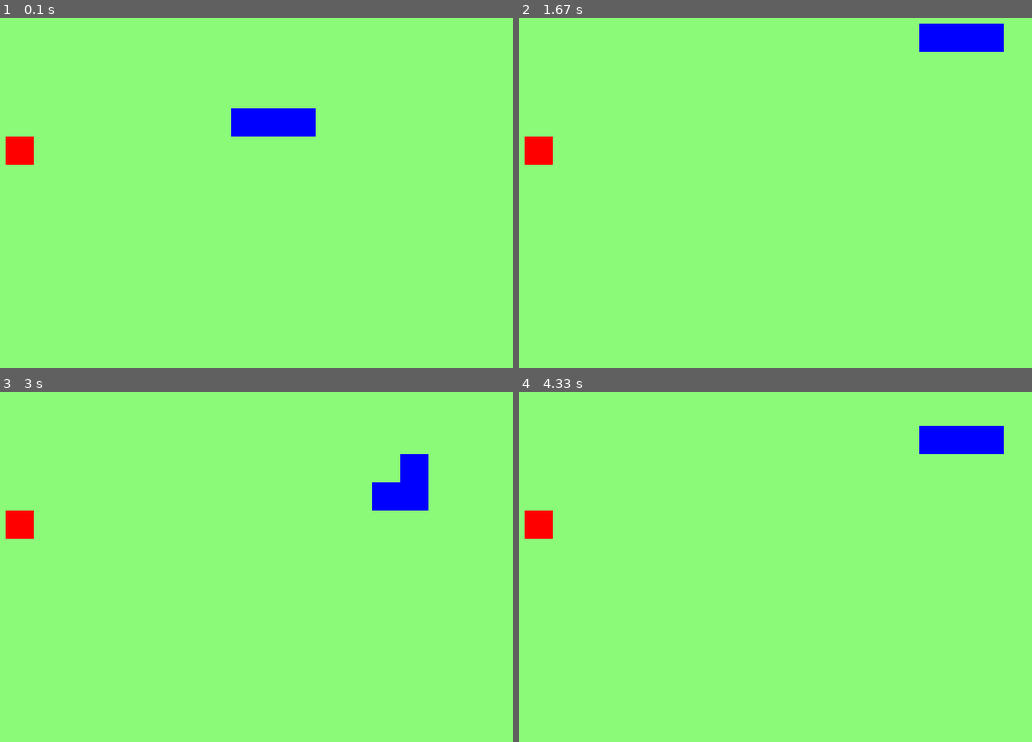
Above: before the commit, frames 1-4 (two rows, left to right).
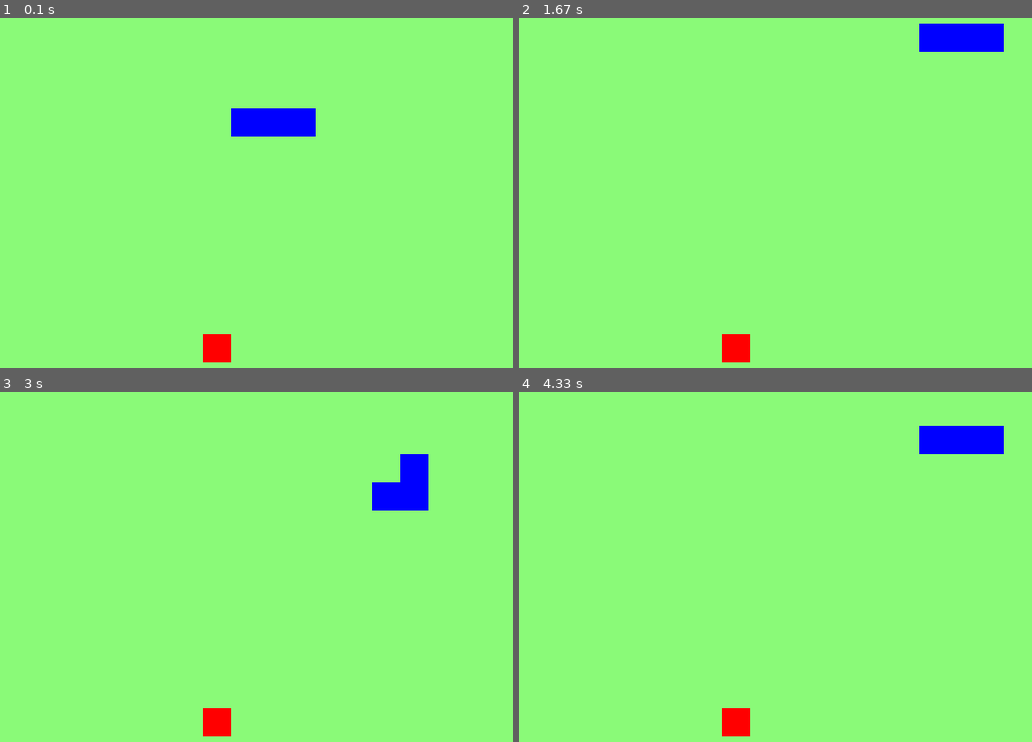
Above: after the commit, the same moments.

Repository: SamiFatmi/Snake-AI
Game: pygame game, started from snakepg.py
The game is run twice, just before and just after one commit, with the same random seed, the same clock (stepped at 60 frames per second) and the same inputs.
Inputs:
- Up to frame 1 (0.1 s): no input
- Up to frame 2 (1.67 s): hold Right 0.33-0.8 s; hold Up 0.83-1.3 s; hold Right from 1.33 s (still down)
- Up to frame 3 (3 s): release Right at 1.8 s; hold Left 1.83-2.37 s; hold Down 2.4-2.7 s; hold Left from 2.73 s (still down)
- Up to frame 4 (4.33 s): release Left at 3.13 s; hold Up 3.17-3.53 s; hold Right 3.57-4.2 s; hold Down from 4.23 s (still down)

The runs differ from the first frame. In frame 1, 0.9% of the frame differs, in the area x 1-46%, y 33-99%; in frame 2, 0.9%; in frame 3, 0.9%; in frame 4, 0.9%.

Commit message:
Added MAIN + eating fruit and extanding the sanke

Diff:
--- a/snakepg.py
+++ b/snakepg.py
@@ -27,20 +27,46 @@
         fruit_rect = pygame.Rect(self.position.x*cell_size,self.position.y*cell_size,cell_size,cell_size )
         pygame.draw.rect(window,pygame.Color('red'),fruit_rect)
 
+class MAIN :
+    def __init__(self) -> None:
+        self.snake = SNAKE()
+        self.fruit = FRUIT()
+
+    def update(self):
+        self.snake.move_snake()
+        self.check_collision()
+
+    def draw_elements(self):
+        self.snake.draw_snake()
+        self.fruit.draw_square()
+
+    def check_collision(self):
+        # check if the fruit is eaten
+        if self.snake.body[0] == self.fruit.position :
+            self.snake.body.insert(0,self.fruit.position)
+            while True:
+                self.fruit = FRUIT()
+                if self.fruit.position not in self.snake.body :
+                    break
+
+
+        # make the snake 1 square longer
+        # generate a new fruit
+
 #pygame init
 pygame.init()
+
 
 #window creation
 cell_size = 30
 num_cells = 20
 window = pygame.display.set_mode((cell_size*num_cells,cell_size*num_cells))
 
+#game
+main_game = MAIN()
+
 #display rate
 clock = pygame.time.Clock()
-
-#objects
-fruit = FRUIT()
-snake = SNAKE()
 
 #screen update for user input
 SCREEN_UPDATE = pygame.USEREVENT
@@ -55,22 +81,21 @@
             sys.exit()
 
         if event.type == SCREEN_UPDATE :
-            snake.move_snake()
+            main_game.update()
 
         if event.type == KEYDOWN :
             if event.key == K_UP:
-                snake.direction = Vector2(0,-1)
+                main_game.snake.direction = Vector2(0,-1)
             if event.key == K_DOWN:
-                snake.direction = Vector2(0,1)
+                main_game.snake.direction = Vector2(0,1)
             if event.key == K_RIGHT:
-                snake.direction = Vector2(1,0)
+                main_game.snake.direction = Vector2(1,0)
             if event.key == K_LEFT:
-                snake.direction = Vector2(-1,0)
+                main_game.snake.direction = Vector2(-1,0)
 
     # surfaces
     window.fill((138,250,120))
-    fruit.draw_square()
-    snake.draw_snake()
+    main_game.draw_elements( )
 
     # displaying elements
     pygame.display.update()
